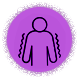
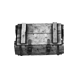
The second 80 × 80 image is a revision of the first. Changes to its layers:
hid "Curse filter" over (x1=2, y1=2, x2=77, y2=77)
hid "tremors" over (x1=14, y1=13, x2=66, y2=69)
added layer "Looter" in group "Blessings" over (x1=14, y1=22, x2=64, y2=56)
